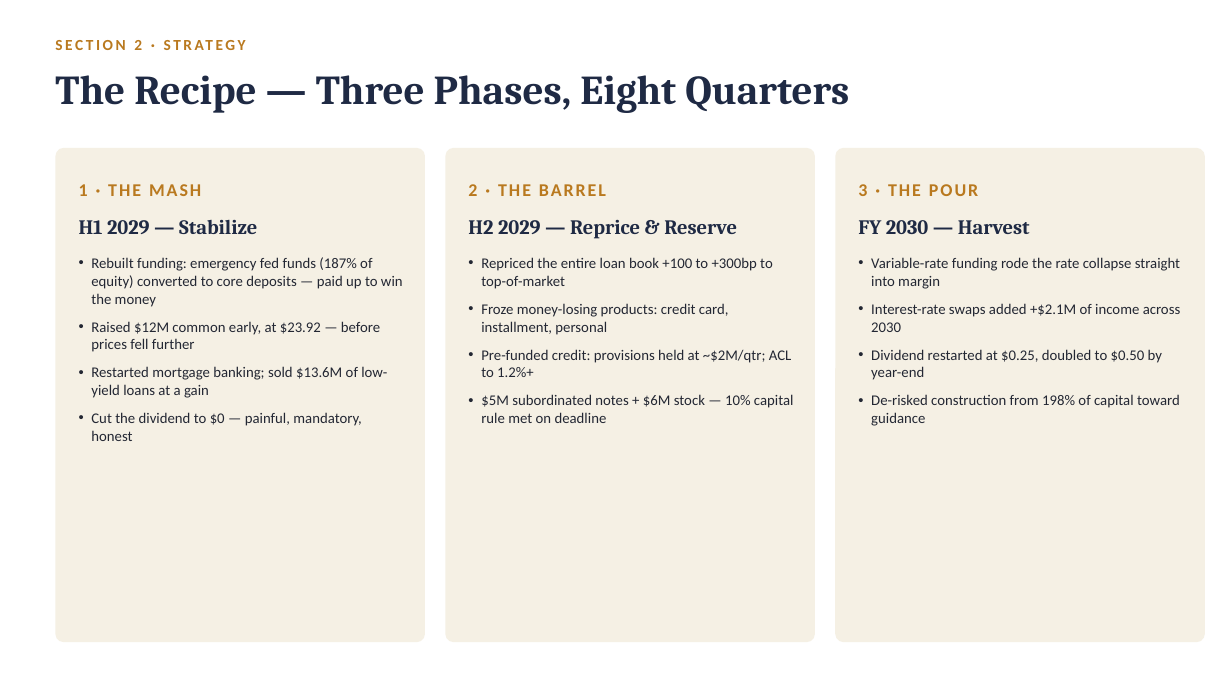
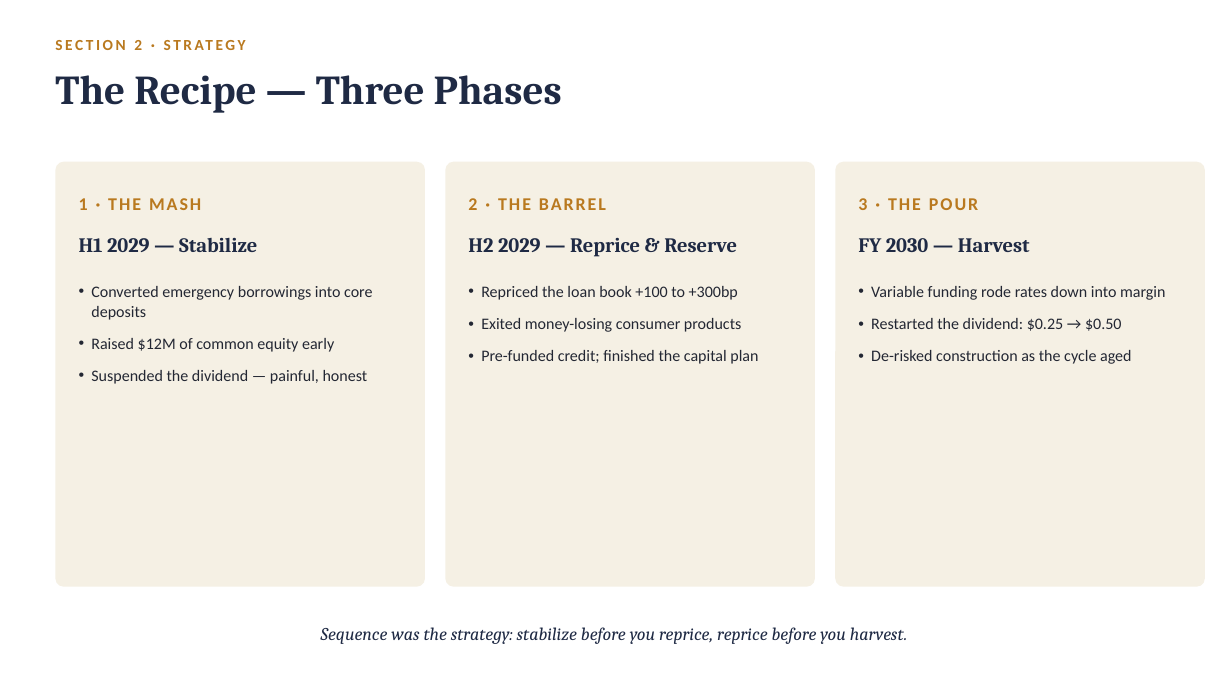
Before and after one commit to Drewger050/BankRole-SIM, a slide deck: slide 6 of docs/BOTB_Shareholder_Presentation.pptx. Drawn at 1232x693 pixels with LibreOffice and Linux fonts; fonts in the diff are those of the drawing. Boxes give left, top, right and bottom in pixels: in the first picture for what was removed or moved away, otherwise in the second. Text is boxed around its words. In the diff, an @@ line names an element or a change of style, - is before the commit and + after.

```diff
--- a/docs/BOTB_Shareholder_Presentation.pptx
+++ b/docs/BOTB_Shareholder_Presentation.pptx
@@ text at [55,75,562,113]: text changed @@
-The Recipe — Three Phases, Eight Quarters
+The Recipe — Three Phases
@@ rounded rectangle: place and size @@
-rounded rectangle at [55,148,425,642]
+rounded rectangle at [55,162,425,587]
@@ rounded rectangle: place and size @@
-rounded rectangle at [445,148,815,642]
+rounded rectangle at [445,162,815,587]
@@ rounded rectangle: place and size @@
-rounded rectangle at [836,148,1205,642]
+rounded rectangle at [836,162,1205,587]
@@ 3 texts: place and size @@
-3 texts at [79,184,978,196]
+3 texts at [79,198,978,210]
@@ text "H1 2029 — Stabilize": place and size @@
-text "H1 2029 — Stabilize" at [79,220,257,234]
+text "H1 2029 — Stabilize" at [79,238,257,252]
@@ text "H2 2029 — Reprice & ...": place and size @@
-text "H2 2029 — Reprice & ..." at [468,220,737,239]
+text "H2 2029 — Reprice & ..." at [468,238,737,257]
@@ text "FY 2030 — Harvest": place and size @@
-text "FY 2030 — Harvest" at [858,220,1030,234]
+text "FY 2030 — Harvest" at [858,238,1030,252]
@@ text at [91,286,372,384]: text changed; size 11.5 to 12.5 pt @@
-• Rebuilt funding: emergency fed funds (187% of equity) converted to core deposits — paid up to win the money
-• Raised $12M common early, at $23.92 — before prices fell further
-• Restarted mortgage banking; sold $13.6M of low-yield loans at a gain
-• Cut the dividend to $0 — painful, mandatory, honest
+• Converted emergency borrowings into core deposits
+• Raised $12M of common equity early
+• Suspended the dividend — painful, honest
@@ text at [481,286,758,364]: text changed; size 11.5 to 12.5 pt @@
-• Repriced the entire loan book +100 to +300bp to top-of-market
-• Froze money-losing products: credit card, installment, personal
-• Pre-funded credit: provisions held at ~$2M/qtr; ACL to 1.2%+
-• $5M subordinated notes + $6M stock — 10% capital rule met on deadline
+• Repriced the loan book +100 to +300bp
+• Exited money-losing consumer products
+• Pre-funded credit; finished the capital plan
@@ text at [871,286,1165,364]: text changed; size 11.5 to 12.5 pt @@
-• Variable-rate funding rode the rate collapse straight into margin
-• Interest-rate swaps added +$2.1M of income across 2030
-• Dividend restarted at $0.25, doubled to $0.50 by year-end
-• De-risked construction from 198% of capital toward guidance
+• Variable funding rode rates down into margin
+• Restarted the dividend: $0.25 → $0.50
+• De-risked construction as the cycle aged
@@ text added at [321,627,907,644], 14 pt, text #1F2A44, italic @@
+Sequence was the strategy: stabilize before you reprice, reprice before you harvest.
```
Also in this commit, not shown: 11 other slides changed, 4 slides added, 4 slides removed, 1 other file.
